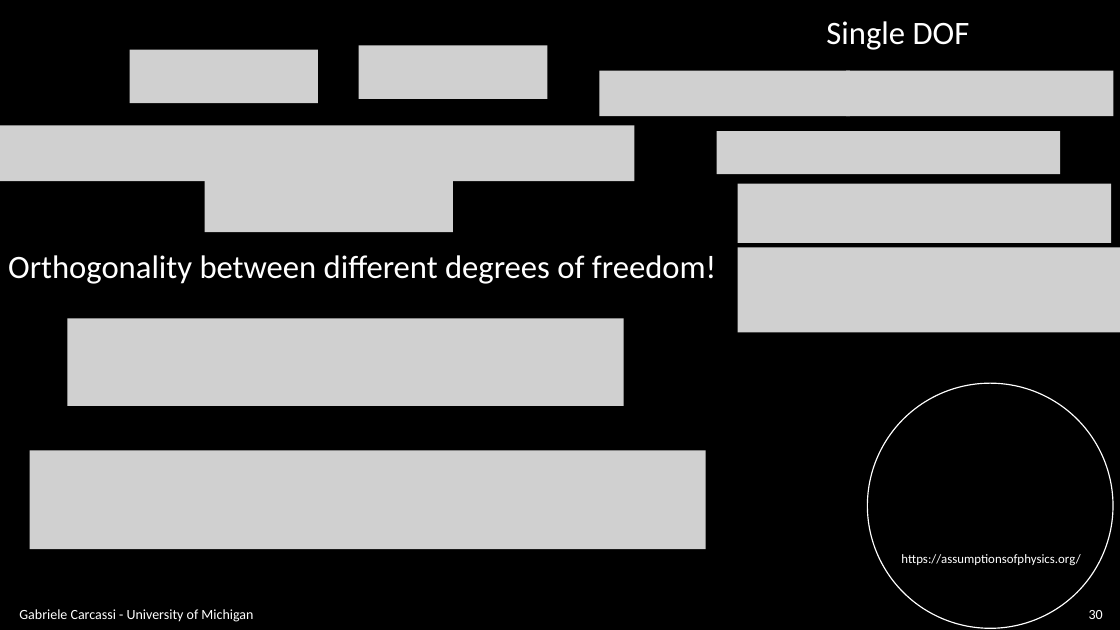
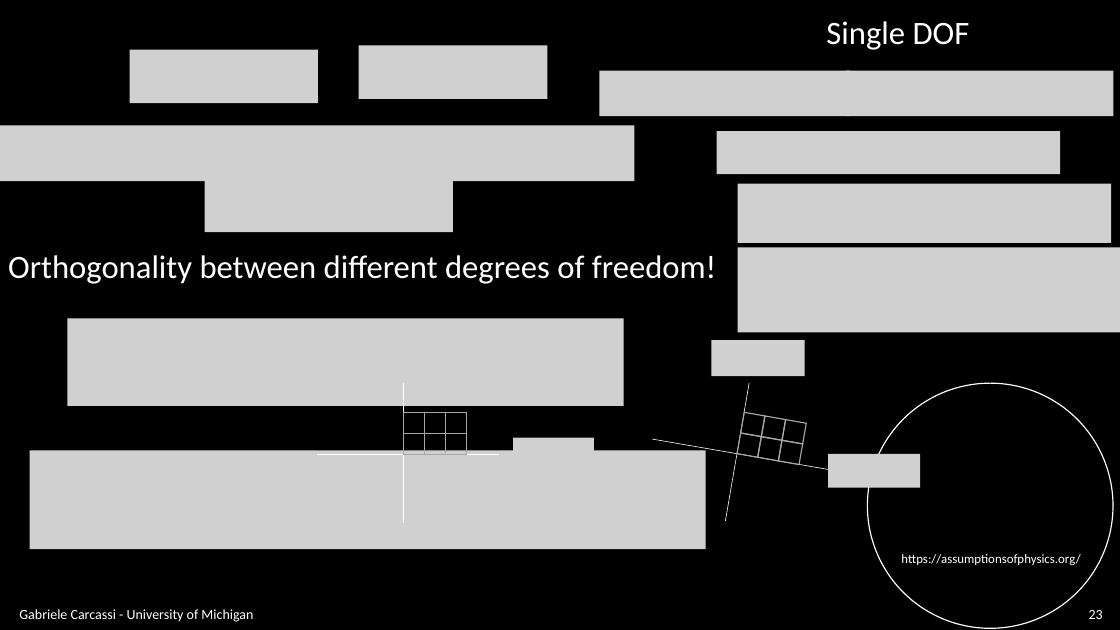
Before and after one commit to assumptionsofphysics/slides, a slide deck: slide 23 of BookCompanions-v2/RP-Class-4.pptx (slide 30 before the commit). Drawn at 1120x630 pixels with LibreOffice and Linux fonts; fonts in the diff are those of the drawing; grey boxes stand for pictures; background and template pictures are left out. Boxes give left, top, right and bottom in pixels: in the first picture for what was removed or moved away, otherwise in the second. Text is boxed around its words. In the diff, an @@ line names an element or a change of style, - is before the commit and + after.

```diff
--- a/BookCompanions-v2/RP-Class-4.pptx
+++ b/BookCompanions-v2/RP-Class-4.pptx
@@ group added at [318,340,920,523]: 12 rectangles, 4 lines, 3 pictures @@
@@ page number at [1089,610,1103,619]: text changed @@
-30
+23
```
Also in this commit, not shown: 8 other slides changed, 6 slides removed.
